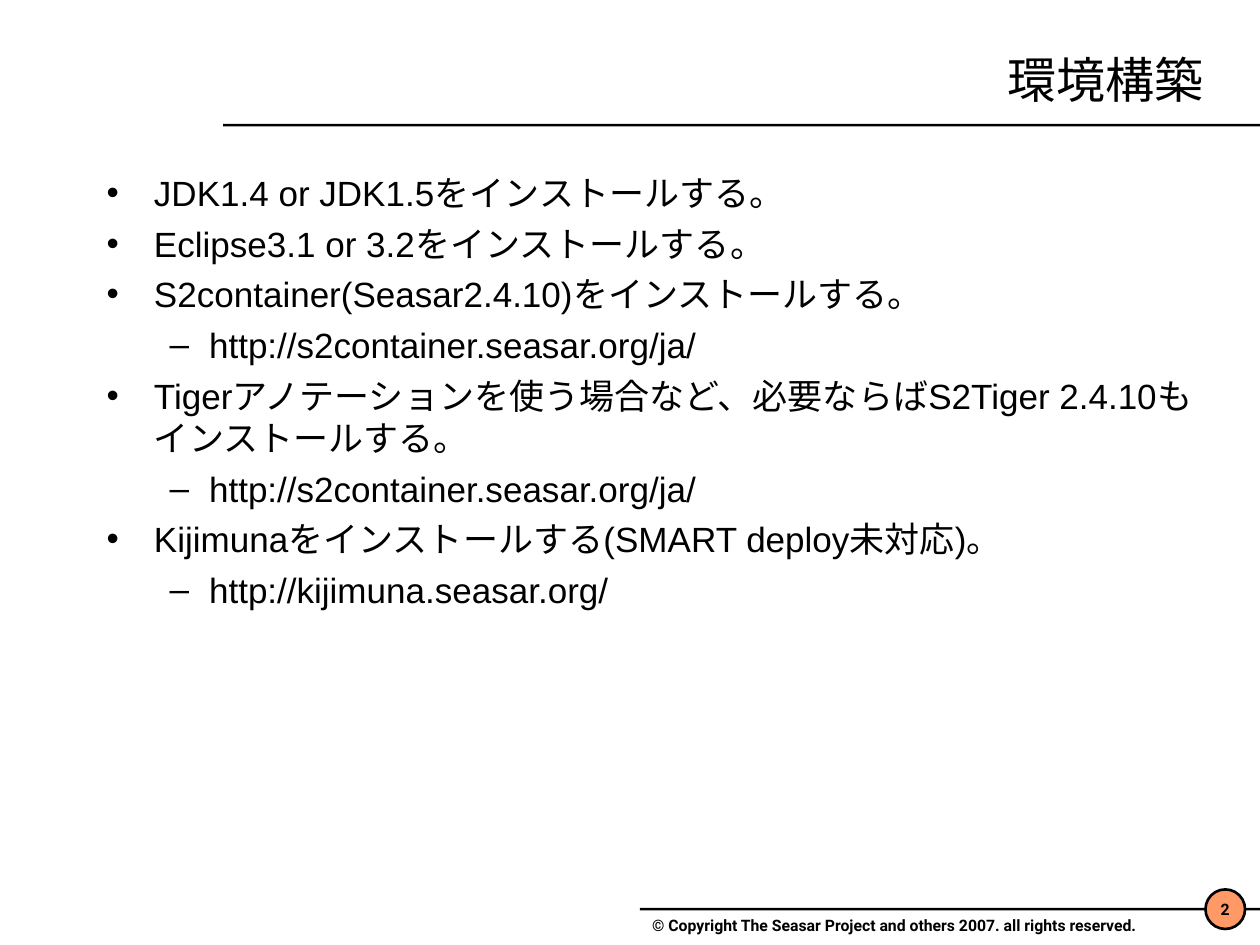
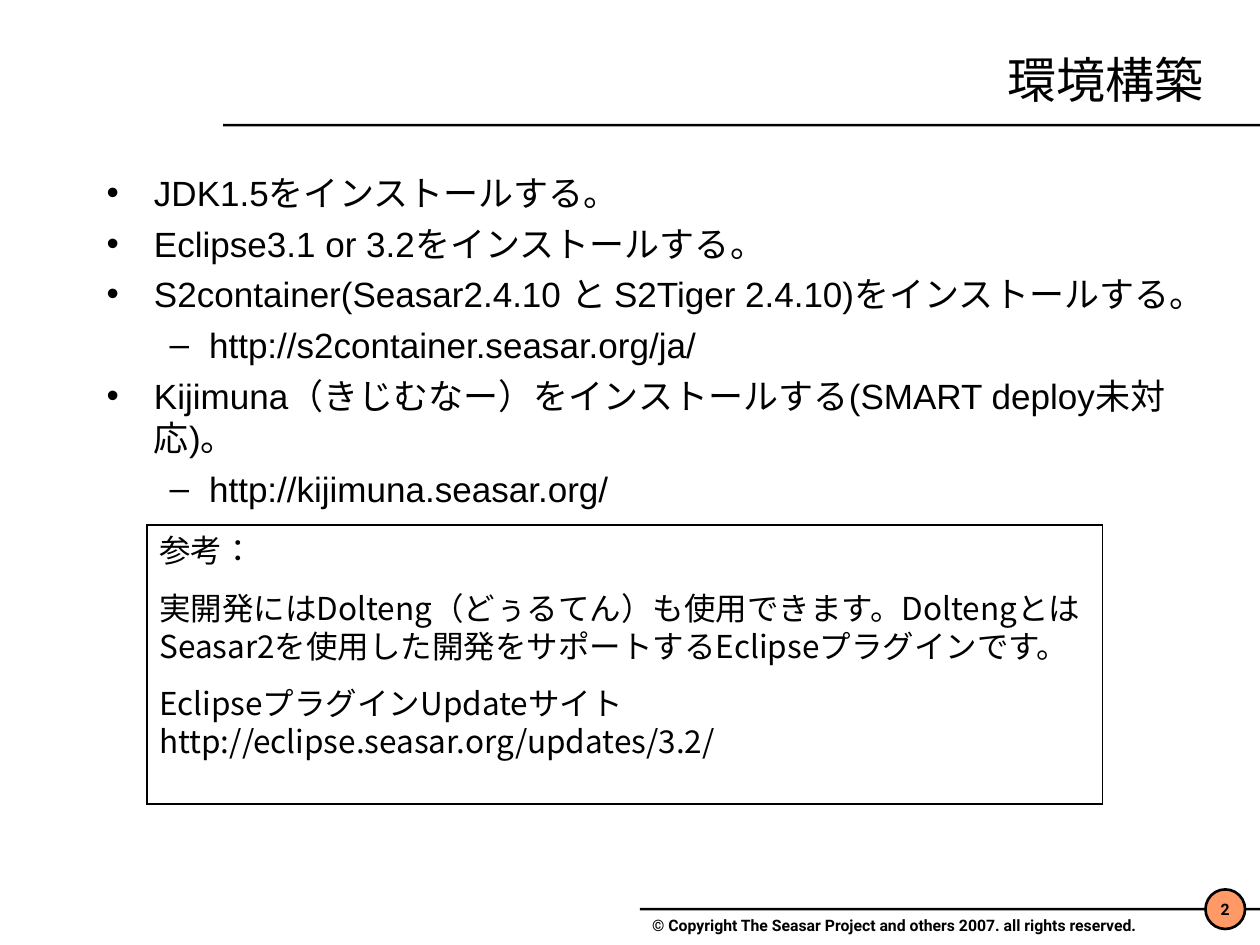
Before and after one commit to seasarorg/seasar2, a slide deck: slide 2 of seasar2_tutorial/doc/Seasar2.4.ppt. Drawn at 1260x945 pixels with LibreOffice and Linux fonts; fonts in the diff are those of the drawing; background and template pictures are left out. Boxes give left, top, right and bottom in pixels: in the first picture for what was removed or moved away, otherwise in the second. Text is boxed around its words. In the diff, an @@ line names an element or a change of style, - is before the commit and + after.

Commit message:
チュートリアルのドキュメント修正。

```diff
--- a/seasar2_tutorial/doc/Seasar2.4.ppt
+++ b/seasar2_tutorial/doc/Seasar2.4.ppt
@@ text at (x1=154, y1=178, x2=619, y2=208): text changed @@
-• JDK1.4 or JDK1.5をインストールする。
+• JDK1.5をインストールする。
@@ text at (x1=154, y1=279, x2=1204, y2=314): text changed @@
-• S2container(Seasar2.4.10)をインストールする。
+• S2container(Seasar2.4.10 と S2Tiger 2.4.10)をインストールする。
@@ text at (x1=154, y1=381, x2=983, y2=459): text changed @@
-• Tigerアノテーションを使う場合など、必要ならばS2Tiger 2.4.10もインストールする。
-  – http://s2container.seasar.org/ja/
-• Kijimunaをインストールする(SMART deploy未対応)。
+• Kijimuna（きじむなー）をインストールする(SMART deploy未対応)。
@@ rectangle added at (x1=147, y1=525, x2=1102, y2=805), outline #000000 0.74 pt, 18 pt, text #000000 @@
+参考：
+実開発にはDolteng（どぅるてん）も使用できます。DoltengとはSeasar2を使用した開発をサポートするEclipseプラグインです。
+EclipseプラグインUpdateサイト
+http://eclipse.seasar.org/updates/3.2/
```
Also in this commit, not shown: 34 other slides changed, 11 slides added, 12 slides removed, 1 other file.
